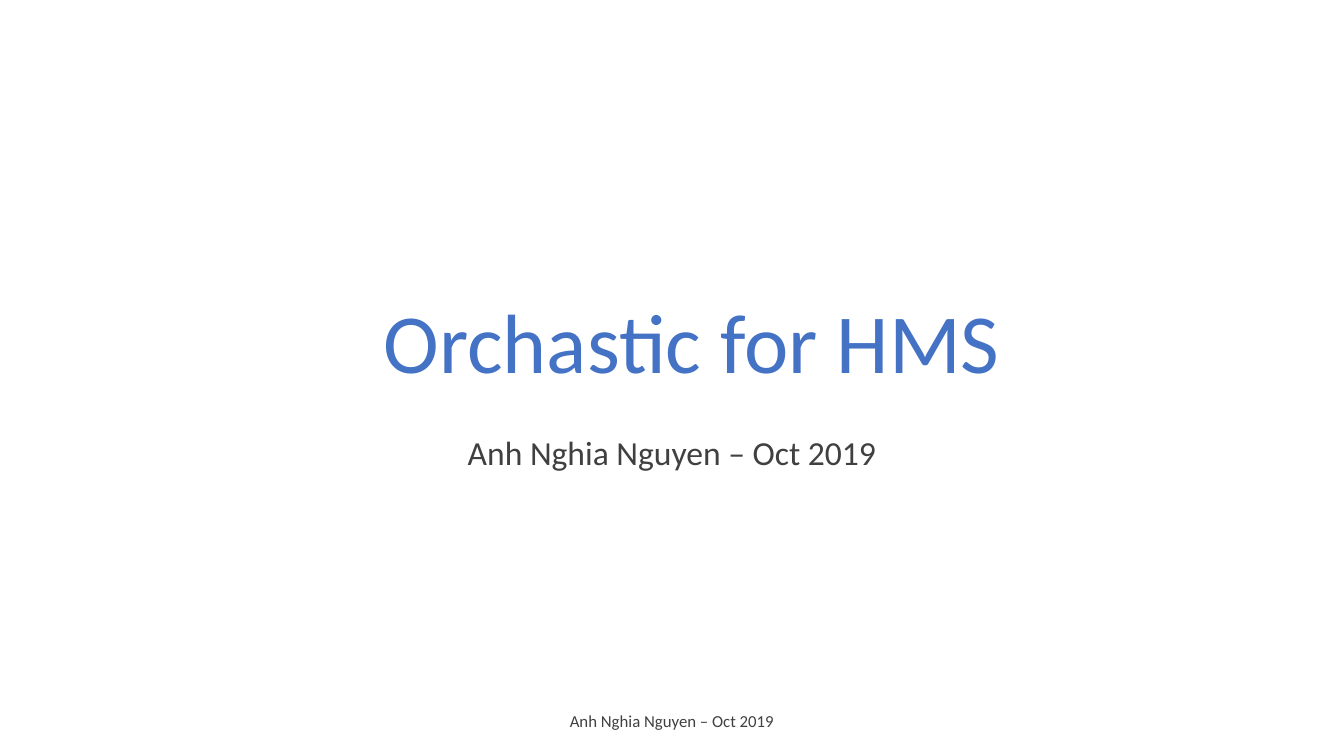
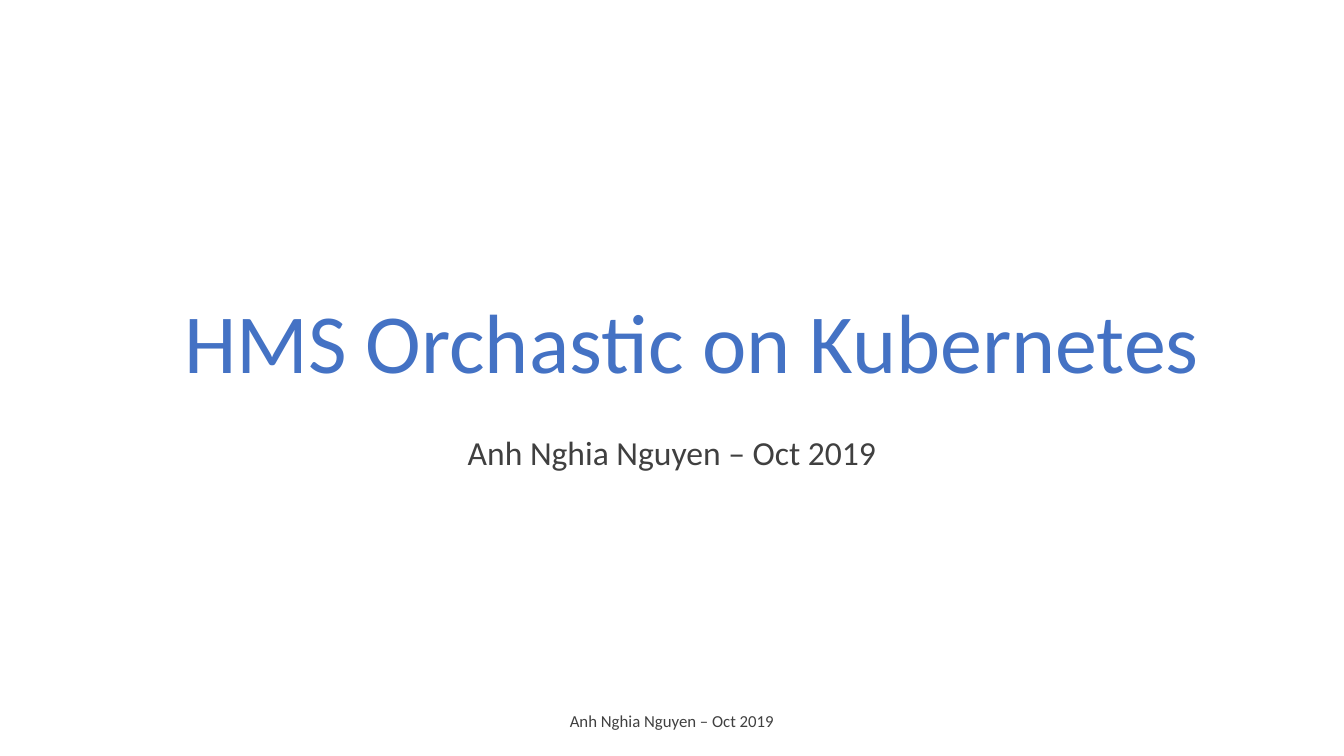
Before and after one commit to nghianghesi/hms, a slide deck: slide 1 of Orchastic.pptx. Drawn at 1344x756 pixels with LibreOffice and Linux fonts; fonts in the diff are those of the drawing; background and template pictures are left out. Boxes give left, top, right and bottom in pixels: in the first picture for what was removed or moved away, otherwise in the second. Text is boxed around its words. In the diff, an @@ line names an element or a change of style, - is before the commit and + after.

Commit message:
slide

```diff
--- a/Orchastic.pptx
+++ b/Orchastic.pptx
@@ title at [184,314,1199,374]: text changed @@
-Orchastic for HMS
+HMS Orchastic on Kubernetes
```
Also in this commit, not shown: 3 other files.
